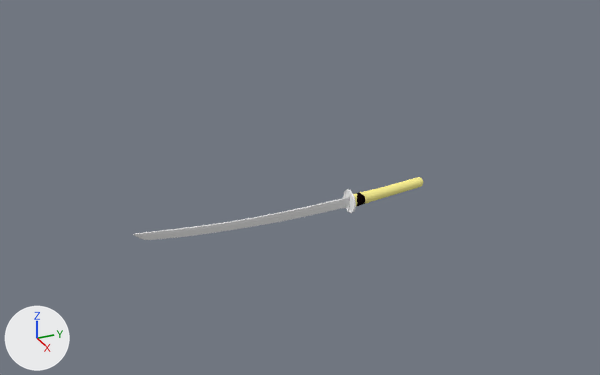
The Blender file KatanaSword_01.blend: old version first, new version second.
Rendered twice from a 50 mm camera at (20.15, -9.39, 11.77) aimed at (-1.31, 0.27, 1.04). The axes (+X, +Y, +Z) are drawn at lower left. The lights are the same throughout.

The first picture shows 'Cylinder', 'Edge'.
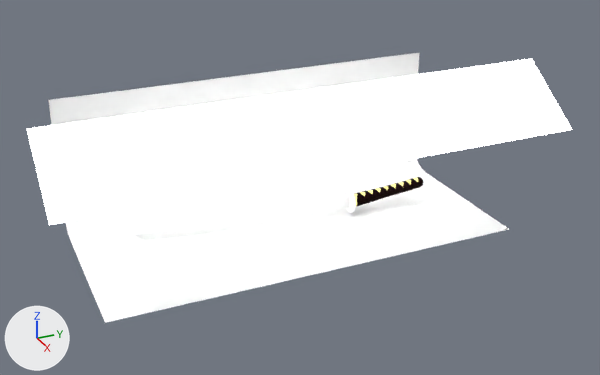
Commit message: Add scenery

Where the change shows, as pixel boxes [x1, y1, x2, y2] in the pictures (600 x 375 px):
'Plane', added: after [27, 58, 573, 225]
'Plane.001', added: after [48, 53, 509, 323]
'HandRounding.001', added: after [362, 191, 373, 204]
'HandRounding.003', added: after [376, 187, 388, 199]
'HandRounding.002', added: after [371, 189, 380, 202]
'HandRounding.004', added: after [384, 185, 396, 197]
'HandRounding.006', added: after [401, 181, 411, 193]
'HandRounding.005', added: after [394, 183, 403, 195]
'HandRounding.007', added: after [408, 178, 418, 190]
'HandRounding.008', added: after [416, 177, 423, 188]

The change, as a list of edits to the scene's bpy script:
```text
Add mat_light:
    mat_light = bpy.data.materials.new('Light')
    mat_light.use_nodes = True; mat_light.node_tree.nodes.clear()
    _N = mat_light.node_tree.nodes; _L = mat_light.node_tree.links
    n0 = _N.new('ShaderNodeOutputMaterial'); n0.name = 'Material Output'
    n1 = _N.new('ShaderNodeAddShader'); n1.name = 'Add Shader'
    n2 = _N.new('ShaderNodeEmission'); n2.name = 'Emission'
    n2.inputs[0].default_value = (0.8, 0.8, 0.8, 1.0)  # 'Color', white #e7e7e7
    n2.inputs[1].default_value = 5.0  # 'Strength'
    _L.new(n1.outputs[0], n0.inputs[0])  # 'Shader' to 'Surface'
    _L.new(n2.outputs[0], n1.inputs[0])  # 'Emission' to 'Shader'
Add me_plane:
    me_plane.from_pydata([(-1.0, -1.0, 0.0), (1.0, -1.0, 0.0), (-1.0, 1.0, 0.0), (1.0, 1.0, 0.0)], [], [(0, 1, 3, 2)])
    me_plane.materials.append(mat_light)
Add ob_plane:
    ob_plane = bpy.data.objects.new('Plane', me_plane)
    ob_plane.location = (0.22, 0.42, 3.47)
    ob_plane.rotation_euler = (0.0, 0.635, 0.0)  # degrees (0, 36, 0)
    ob_plane.scale = (1.43, -7.98, 1.43)
Add ob_plane_001:
    ob_plane_001 = bpy.data.objects.new('Plane.001', me_plane_001)  # 26 vertices, 12 faces; spans x -1.44..4.51, y -1.0..1.0, z 0.0..4.32
    ob_plane_001.location = (-3.27, 0.0, -0.54)
    ob_plane_001.scale = (1.0, 6.49, 1.0)
Add ob_handrounding_001:
    ob_handrounding_001 = bpy.data.objects.new('HandRounding.001', me_cylinder_001.copy())  # the mesh of ob_handrounding; modifiers SHRINKWRAP, SOLIDIFY
    ob_handrounding_001.location = (-1.69, 2.51, 0.02)
Add ob_handrounding_002:
    ob_handrounding_002 = bpy.data.objects.new('HandRounding.002', me_cylinder_001.copy())  # the mesh of ob_handrounding; modifiers SHRINKWRAP, SOLIDIFY
    ob_handrounding_002.location = (-1.69, 2.8, 0.04)
Add ob_handrounding_003:
    ob_handrounding_003 = bpy.data.objects.new('HandRounding.003', me_cylinder_001.copy())  # the mesh of ob_handrounding; modifiers SHRINKWRAP, SOLIDIFY
    ob_handrounding_003.location = (-1.69, 3.09, 0.09)
Add ob_handrounding_004:
    ob_handrounding_004 = bpy.data.objects.new('HandRounding.004', me_cylinder_001.copy())  # the mesh of ob_handrounding; modifiers SHRINKWRAP, SOLIDIFY
    ob_handrounding_004.location = (-1.69, 3.38, 0.08)
Add ob_handrounding_005:
    ob_handrounding_005 = bpy.data.objects.new('HandRounding.005', me_cylinder_001.copy())  # the mesh of ob_handrounding; modifiers SHRINKWRAP, SOLIDIFY
    ob_handrounding_005.location = (-1.69, 3.67, 0.11)
Add ob_handrounding_006:
    ob_handrounding_006 = bpy.data.objects.new('HandRounding.006', me_cylinder_001.copy())  # the mesh of ob_handrounding; modifiers SHRINKWRAP, SOLIDIFY
    ob_handrounding_006.location = (-1.69, 3.96, 0.12)
Add ob_handrounding_007:
    ob_handrounding_007 = bpy.data.objects.new('HandRounding.007', me_cylinder_001.copy())  # the mesh of ob_handrounding; modifiers SHRINKWRAP, SOLIDIFY
    ob_handrounding_007.location = (-1.69, 4.25, 0.14)
Add ob_handrounding_008:
    ob_handrounding_008 = bpy.data.objects.new('HandRounding.008', me_cylinder_001.copy())  # the mesh of ob_handrounding; modifiers SHRINKWRAP, SOLIDIFY
    ob_handrounding_008.location = (-1.71, 4.54, 0.17)
```
